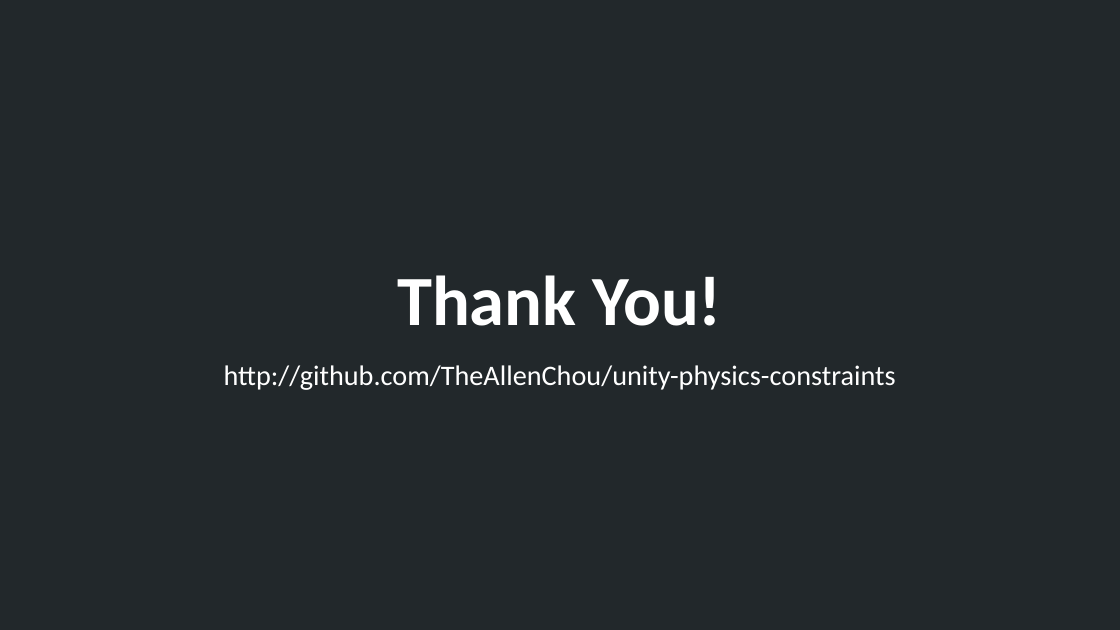
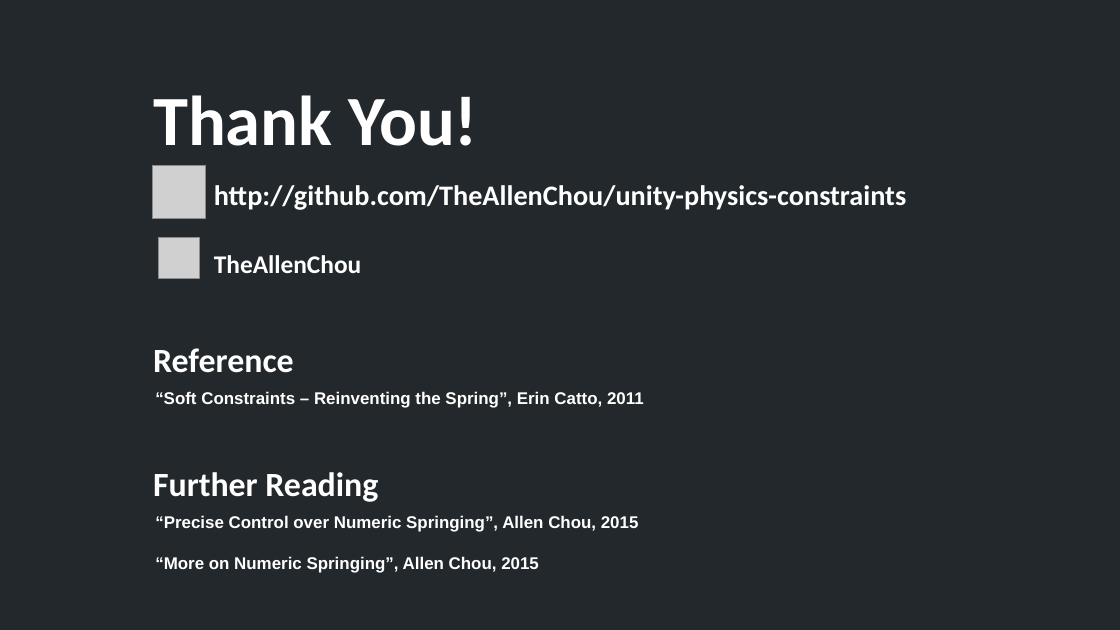
Before and after one commit to TheAllenChou/unity-physics-constraints, a slide deck: slide 11 of slides/03-soft-constraints-mandarin.odp. Drawn at 1120x630 pixels with LibreOffice and Linux fonts; fonts in the diff are those of the drawing; grey boxes stand for pictures. Boxes give left, top, right and bottom in pixels: in the first picture for what was removed or moved away, otherwise in the second. Text is boxed around its words. In the diff, an @@ line names an element or a change of style, - is before the commit and + after.

Commit message:
Slides.

```diff
--- a/slides/03-soft-constraints-mandarin.odp
+++ b/slides/03-soft-constraints-mandarin.odp
@@ text "Thank You!": place and size @@
-text "Thank You!" at [397, 275, 722, 326]
+text "Thank You!" at [153, 95, 478, 146]
@@ picture added at [152, 166, 205, 219] @@
@@ text "http://github.com/TheAllenChou/unity-physics-constraints": place and size @@
-text "http://github.com/TheAllenChou/unity-physics-constraints" at [224, 365, 896, 390]
+text "http://github.com/TheAllenChou/unity-physics-constraints" at [214, 185, 906, 210]
@@ text "http://github.com/TheAllenChou/unity-physics-constraints" at [214, 185, 906, 210]: bold on; alignment centre to left @@
@@ picture added at [159, 238, 199, 278] @@
@@ text added at [214, 255, 361, 273], 18 pt, text #FFFFFF, bold @@
+TheAllenChou
@@ text added at [153, 348, 294, 373], 24 pt, text #FFFFFF, bold @@
+Reference
@@ text added at [155, 391, 644, 408], 12 pt, text #FFFFFF, bold @@
+“Soft Constraints – Reinventing the Spring”, Erin Catto, 2011
@@ text added at [153, 472, 378, 502], 24 pt, text #FFFFFF, bold @@
+Further Reading
@@ text added at [155, 515, 639, 573], 12 pt, text #FFFFFF, bold @@
+“Precise Control over Numeric Springing”, Allen Chou, 2015
+“More on Numeric Springing”, Allen Chou, 2015
```
Also in this commit, not shown: 1 other slide changed, 7 other files.
